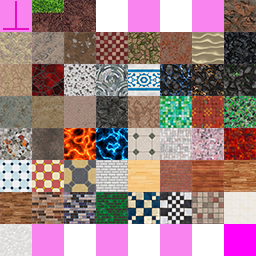
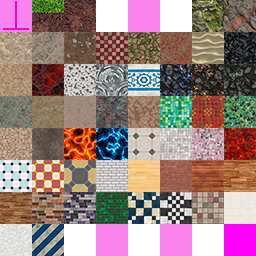
Revision of a layered 256px x 256px image; what changed, layer by layer:
renamed "tile-256x256-056" to "tile-256x256-032", painted on it over [0, 0, 256, 256]
